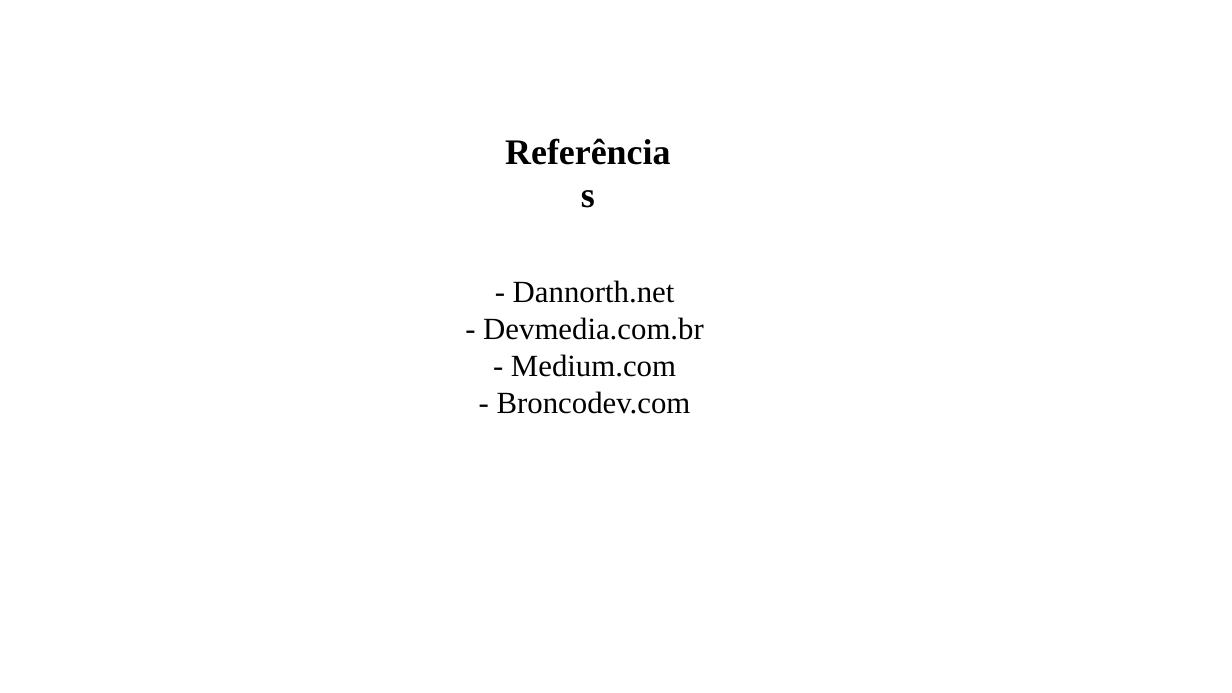
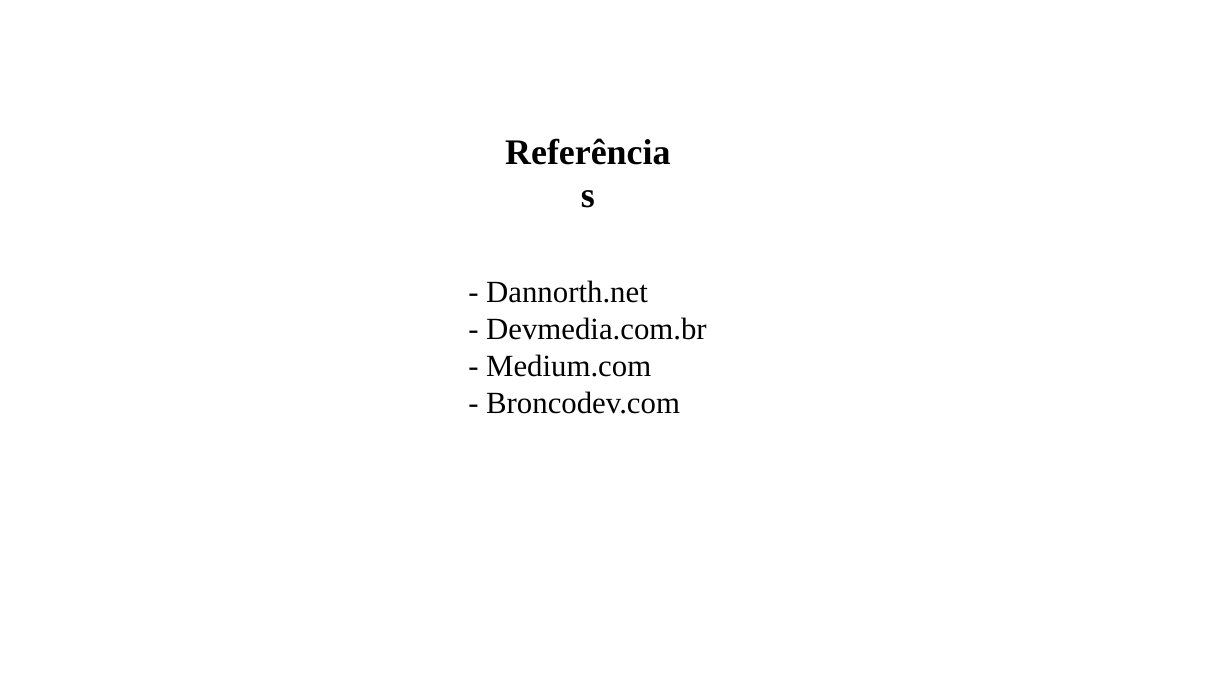
Before and after one commit to feevars/fatec4SEM, a slide deck: slide 9 of 2SEM/IES100 - Engenharia de Software I/BDD - Behavior Driven Development/apresentacao-oficial_BDD.pptx. Drawn at 1232x693 pixels with LibreOffice and Linux fonts; fonts in the diff are those of the drawing. Boxes give left, top, right and bottom in pixels: in the first picture for what was removed or moved away, otherwise in the second. Text is boxed around its words. In the diff, an @@ line names an element or a change of style, - is before the commit and + after.

```diff
--- a/2SEM/IES100 - Engenharia de Software I/BDD - Behavior Driven Development/apresentacao-oficial_BDD.pptx
+++ b/2SEM/IES100 - Engenharia de Software I/BDD - Behavior Driven Development/apresentacao-oficial_BDD.pptx
@@ text "- Dannorth.net" at <box>486,280,707,414</box>: alignment centre to justified @@
```
Also in this commit, not shown: 1 other slide changed.
